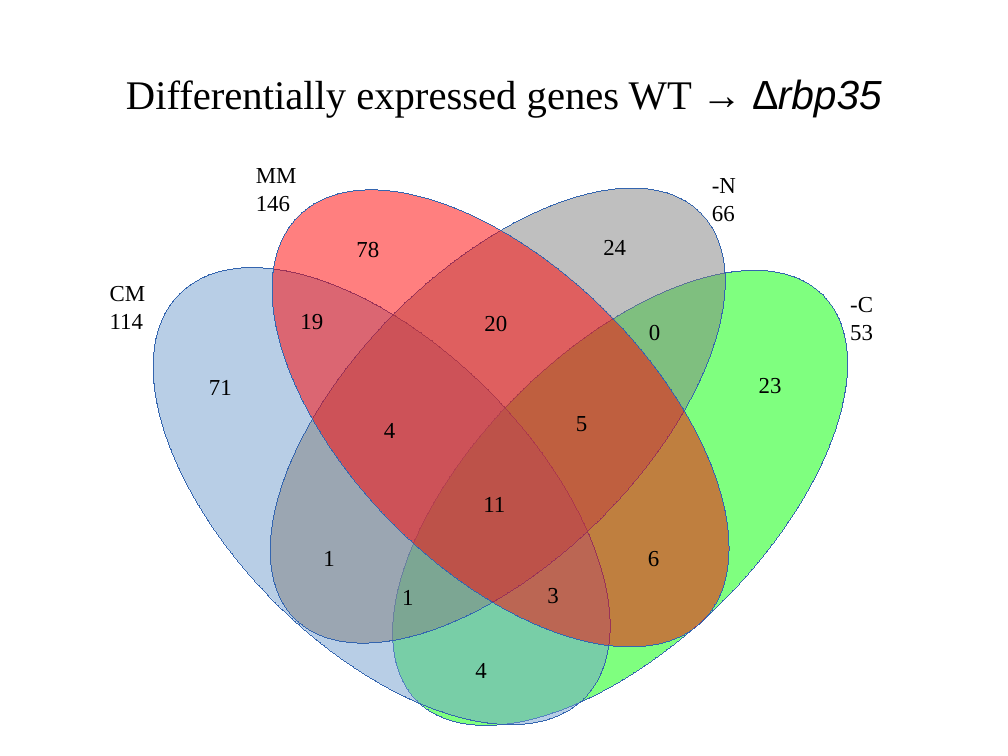
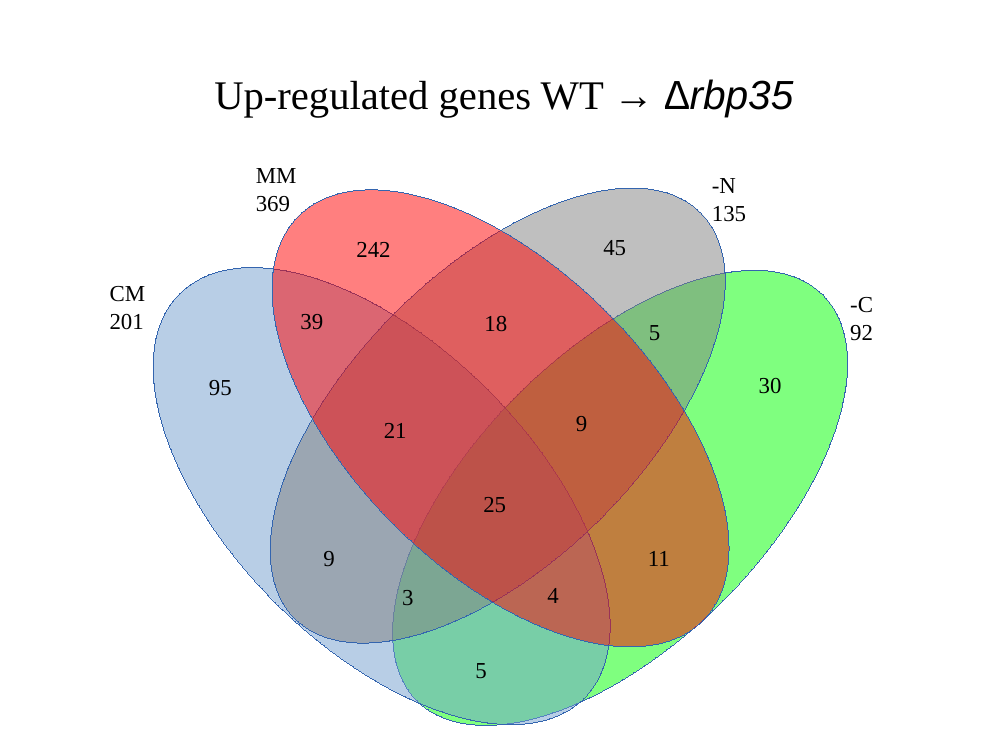
Before and after one commit to wilkinsonlab/m-oryzae-polya, a slide deck: slide 34 of doc/version_21/oryzae_presentation.odp (slide 37 before the commit). Drawn at 1008x756 pixels with LibreOffice and Linux fonts; fonts in the diff are those of the drawing. Boxes give left, top, right and bottom in pixels: in the first picture for what was removed or moved away, otherwise in the second. Text is boxed around its words. In the diff, an @@ line names an element or a change of style, - is before the commit and + after.

```diff
--- a/doc/version_21/oryzae_presentation.odp
+++ b/doc/version_21/oryzae_presentation.odp
@@ title at [214,79,794,117]: text changed @@
-Differentially expressed genes WT → ∆rbp35
+Up-regulated genes WT → ∆rbp35
@@ text at [256,196,290,212]: text changed @@
-146
+369
@@ text at [712,206,746,222]: text changed @@
-66
+135
@@ text removed at [356,241,379,258] @@
-78
@@ text added at [356,242,390,257], 18 pt, text #000000 @@
+242
@@ text at [603,240,626,255]: text changed @@
-24
+45
@@ text at [110,313,144,330]: text changed @@
-114
+201
@@ text at [300,314,323,330]: text changed @@
-19
+39
@@ text at [484,315,507,332]: text changed @@
-20
+18
@@ text "5": place and size @@
-text "5" at [576,416,587,431]
+text "5" at [649,325,660,340]
@@ text removed at [649,325,660,340] @@
-0
@@ text at [850,325,873,341]: text changed @@
-53
+92
@@ text at [209,380,232,396]: text changed @@
-71
+95
@@ text at [759,377,782,394]: text changed @@
-23
+30
@@ text added at [576,416,587,431], 18 pt, text #000000 @@
+9
@@ text at [384,423,407,438]: text changed @@
-4
+21
@@ text added at [483,497,506,512], 18 pt, text #000000 @@
+25
@@ text at [323,551,334,566]: text changed @@
-1
+9
@@ text "11": place and size @@
-text "11" at [483,497,505,512]
+text "11" at [648,551,670,566]
@@ text removed at [648,551,659,566] @@
-6
@@ text "3": place and size @@
-text "3" at [547,588,558,603]
+text "3" at [402,590,413,605]
@@ text removed at [402,590,413,605] @@
-1
@@ text "4": place and size @@
-text "4" at [475,663,486,678]
+text "4" at [547,588,558,603]
@@ text added at [475,663,486,679], 18 pt, text #000000 @@
+5
```
Also in this commit, not shown: 22 other slides changed, 4 slides added, 9 slides removed, 4 other files.
